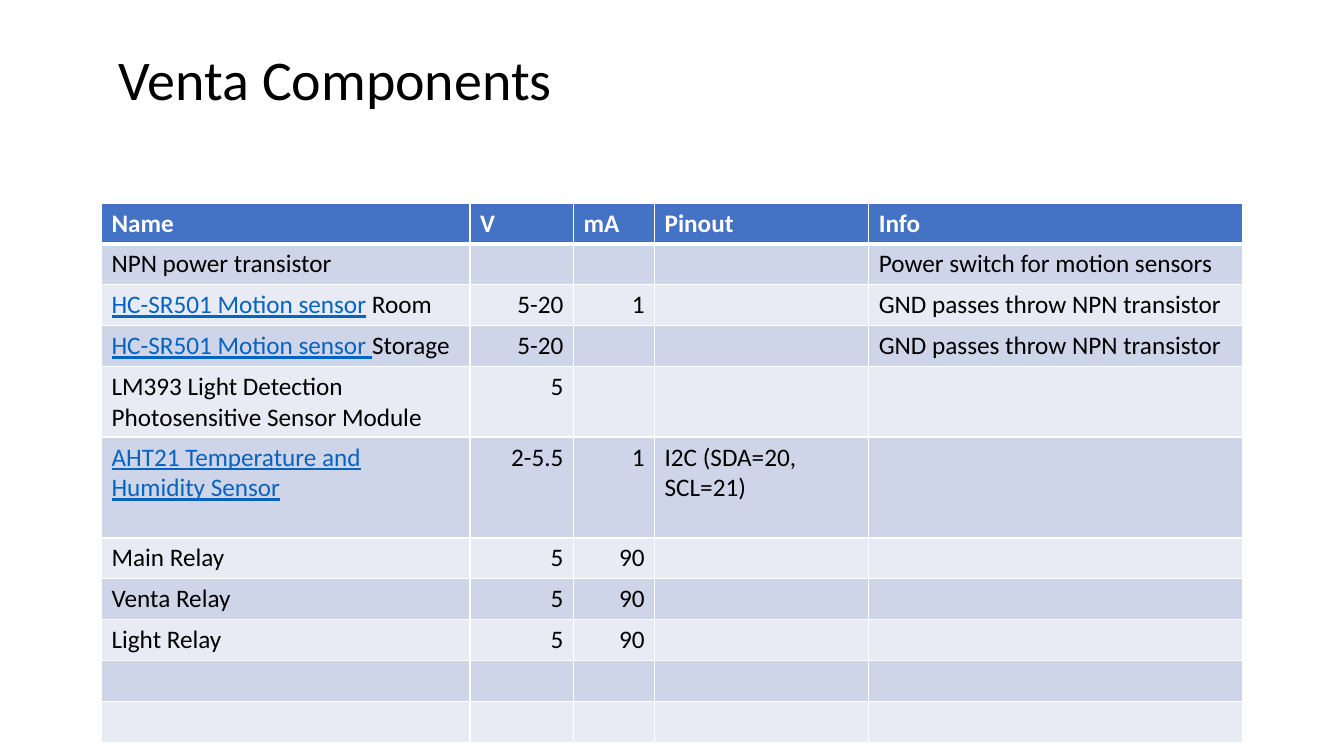
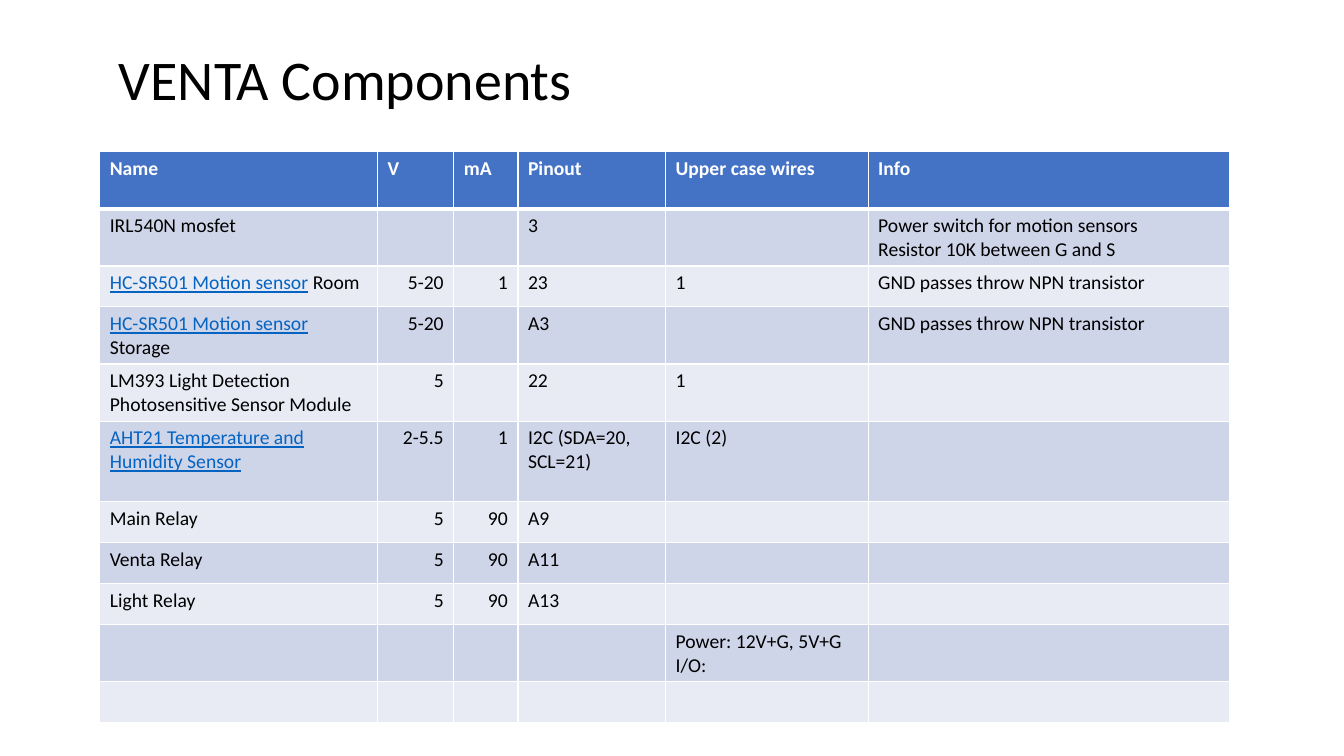
Before and after one commit to yochai-g-private/Venta, a slide deck: slide 3 of Venta/Venta.pptx. Drawn at 1344x756 pixels with LibreOffice and Linux fonts; fonts in the diff are those of the drawing. Boxes give left, top, right and bottom in pixels: in the first picture for what was removed or moved away, otherwise in the second. Text is boxed around its words. In the diff, an @@ line names an element or a change of style, - is before the commit and + after.

```diff
--- a/Venta/Venta.pptx
+++ b/Venta/Venta.pptx
@@ text at [119,63,572,109]: text changed @@
-Venta Components
+VENTA Components
@@ table at [100,151,1231,722] @@
-column 1, row 2: NPN power transistor
+column 1, row 2: IRL540N mosfet
-column 4: Pinout |  |  |  |  | I2C (SDA=20, SCL=21) |  |  |  |  | 
-column 5: Info | Power switch for motion sensors | GND passes throw NPN transistor | GND passes throw NPN transistor |  |  |  |  |  |  | 
+column 4: Pinout | 3 | 23 | A3 | 22 | I2C (SDA=20, SCL=21) | A9 | A11 | A13 |  | 
+column 5: Upper case wires |  | 1 |  | 1 | I2C (2) |  |  |  | Power: 12V+G, 5V+G / I/O: | 
+column 6: Info | Power switch for motion sensors / Resistor 10K between G and S | GND passes throw NPN transistor | GND passes throw NPN transistor |  |  |  |  |  |  | 
@@ table: place and size @@
-table at [102,203,1244,742]
+table at [100,151,1231,722]
```
Also in this commit, not shown: 2 other slides changed, 2 slides added, 2 other files.
